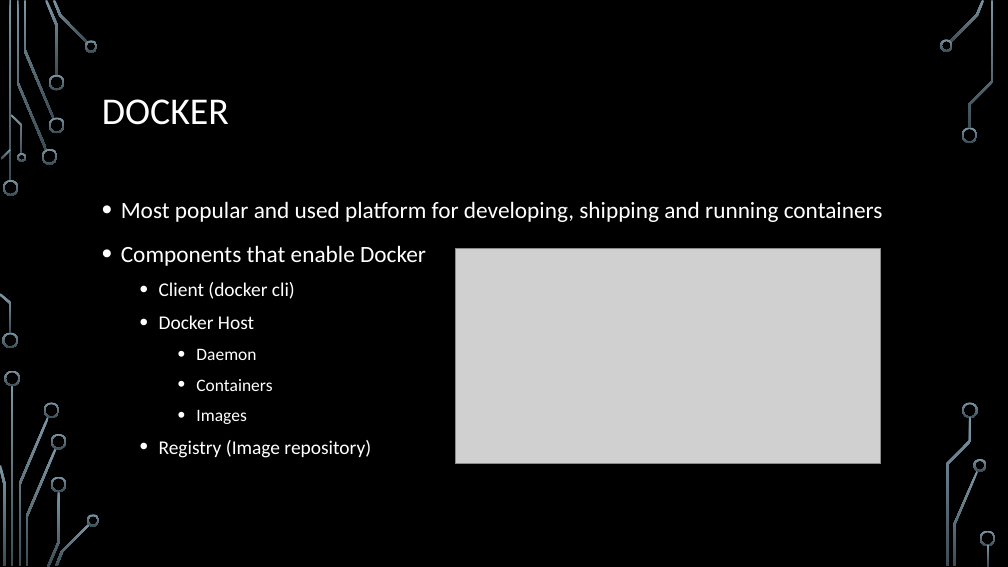
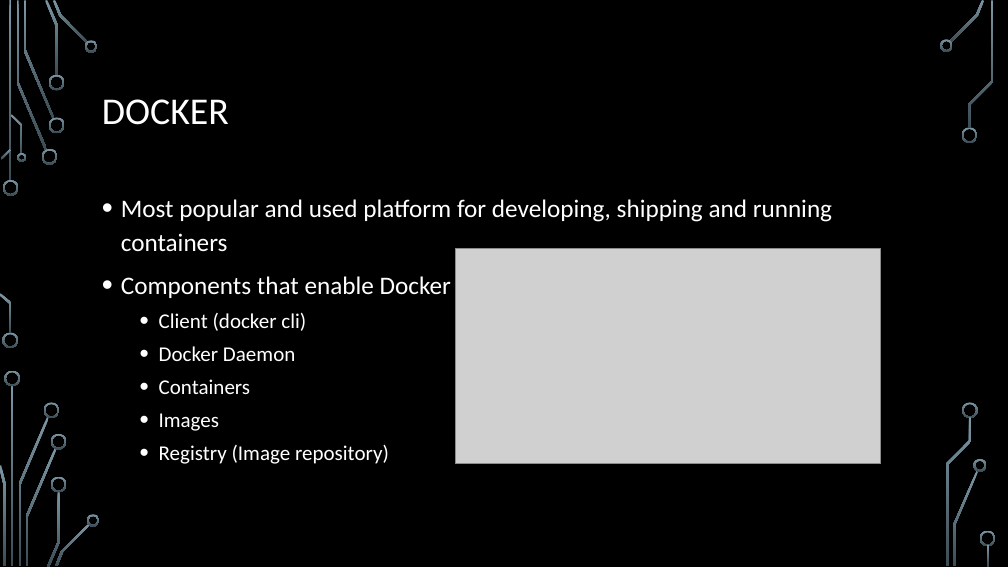
Before and after one commit to jamesche75/Linux-Boot-Camp, a slide deck: slide 6 of Modules/Module 3 - Intro to Docker/Module 3 - Intro to Docker.pptx (slide 5 before the commit). Drawn at 1008x567 pixels with LibreOffice and Linux fonts; fonts in the diff are those of the drawing; grey boxes stand for pictures; background and template pictures are left out. Boxes give left, top, right and bottom in pixels: in the first picture for what was removed or moved away, otherwise in the second. Text is boxed around its words. In the diff, an @@ line names an element or a change of style, - is before the commit and + after.

```diff
--- a/Modules/Module 3 - Intro to Docker/Module 3 - Intro to Docker.pptx
+++ b/Modules/Module 3 - Intro to Docker/Module 3 - Intro to Docker.pptx
@@ text at bbox=[121, 199, 832, 464]: size 22.2 to 24 pt in "Most popular and used platform for developing, ...", "Components that enable Docker"; size 18.5 to 20 pt in "Client (docker cli)", "Registry (Image repository)"; size 16.6 to 20 pt in "Containers", "Images"; line spacing 1.2 to 1.1; list level 3 to 2 in "Containers"; list level 3 to 2 in "Images" @@
@@ text at bbox=[159, 346, 295, 361]: text changed; size 18.5 to 20 pt @@
-  • Docker Host
-    • Daemon
+  • Docker Daemon
```
Also in this commit, not shown: 2 other slides changed, 1 slide added, 2 other files.
